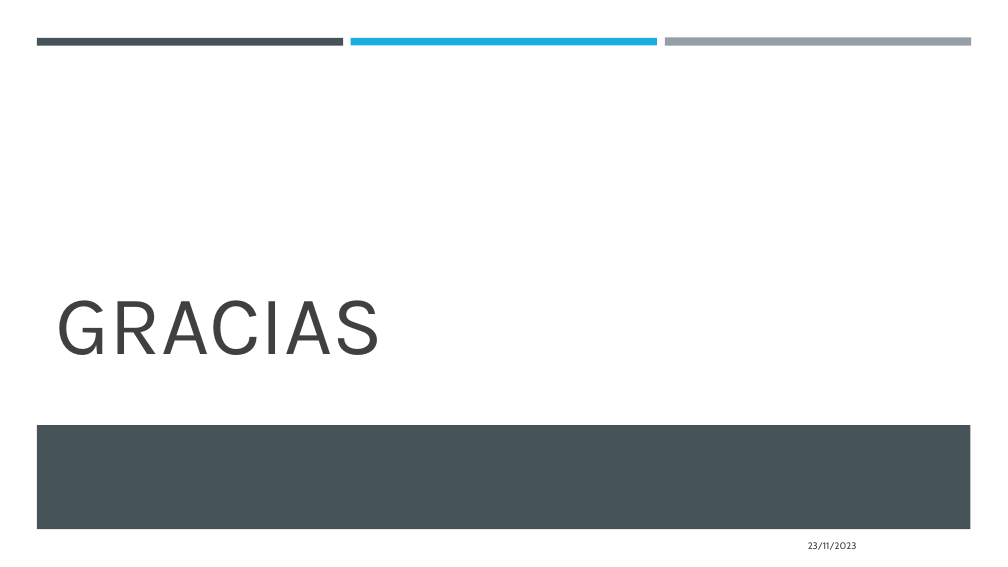
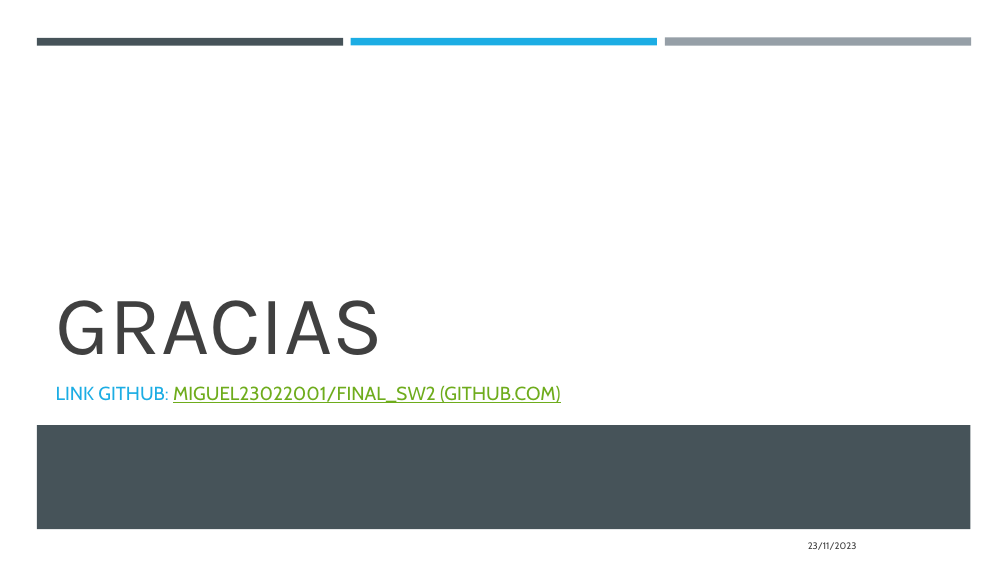
Before and after one commit to miguel23022001/Final_SW2, a slide deck: slide 14 of miguel_alvarado_final_sw.pptx. Drawn at 1008x567 pixels with LibreOffice and Linux fonts; fonts in the diff are those of the drawing. Boxes give left, top, right and bottom in pixels: in the first picture for what was removed or moved away, otherwise in the second. Text is boxed around its words. In the diff, an @@ line names an element or a change of style, - is before the commit and + after.

Commit message:
link

```diff
--- a/miguel_alvarado_final_sw.pptx
+++ b/miguel_alvarado_final_sw.pptx
@@ text added at bbox=[56, 386, 560, 403], 18 pt, text #6EAC1C, underline @@
+LINK GITHUB: MIGUEL23022001/FINAL_SW2 (GITHUB.COM)
```
